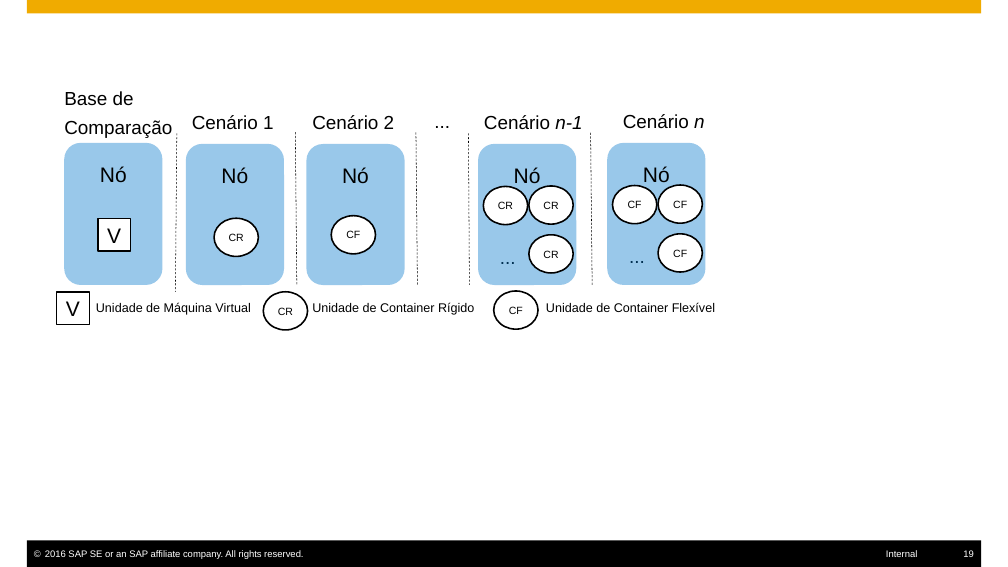
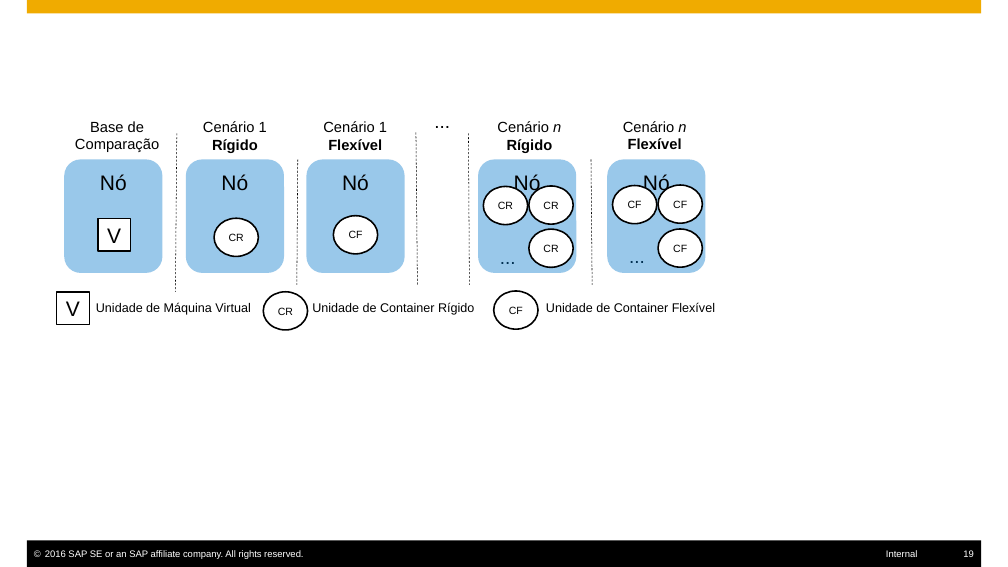
Before and after one commit to dbrauner/meuprojeto, a slide deck: slide 19 of Arquitetura.pptx. Drawn at 1008x567 pixels with LibreOffice and Linux fonts; fonts in the diff are those of the drawing. Boxes give left, top, right and bottom in pixels: in the first picture for what was removed or moved away, otherwise in the second. Text is boxed around its words. In the diff, an @@ line names an element or a change of style, - is before the commit and + after.

```diff
--- a/Arquitetura.pptx
+++ b/Arquitetura.pptx
@@ text at [75,121,159,152]: text changed; size 18 to 14 pt @@
-Base de
-Comparação
+Base de Comparação
@@ text at [203,121,267,153]: text changed; size 18 to 14 pt @@
-Cenário 1
+Cenário 1 Rígido
@@ text at [323,121,387,150]: text changed; size 18 to 14 pt @@
-Cenário 2
+Cenário 1 Flexível
@@ text at [497,121,561,153]: text changed; size 18 to 14 pt @@
-Cenário n-1
+Cenário n Rígido
@@ text at [623,121,686,149]: text changed; size 18 to 14 pt @@
-Cenário n
+Cenário n Flexível
@@ rounded rectangle "Nó": place and size @@
-rounded rectangle "Nó" at [64,143,162,285]
+rounded rectangle "Nó" at [64,159,162,273]
@@ rounded rectangle "Nó": place and size @@
-rounded rectangle "Nó" at [186,144,284,285]
+rounded rectangle "Nó" at [186,159,284,273]
@@ line moved from (295, 132) - (297, 285) to (298, 159) - (297, 285) @@
@@ rounded rectangle "Nó": place and size @@
-rounded rectangle "Nó" at [306,144,404,285]
+rounded rectangle "Nó" at [306,159,404,273]
@@ rounded rectangle "Nó": place and size @@
-rounded rectangle "Nó" at [478,144,577,285]
+rounded rectangle "Nó" at [478,159,577,273]
@@ line moved from (590, 133) - (592, 285) to (591, 159) - (592, 285) @@
@@ rounded rectangle "Nó": place and size @@
-rounded rectangle "Nó" at [607,143,705,285]
+rounded rectangle "Nó" at [607,159,705,273]
@@ ellipse "CR": place and size @@
-ellipse "CR" at [529,235,574,274]
+ellipse "CR" at [529,229,574,267]
@@ ellipse "CF": place and size @@
-ellipse "CF" at [658,233,703,272]
+ellipse "CF" at [658,229,703,267]
```
Also in this commit, not shown: 1 slide added, 5 other files.
